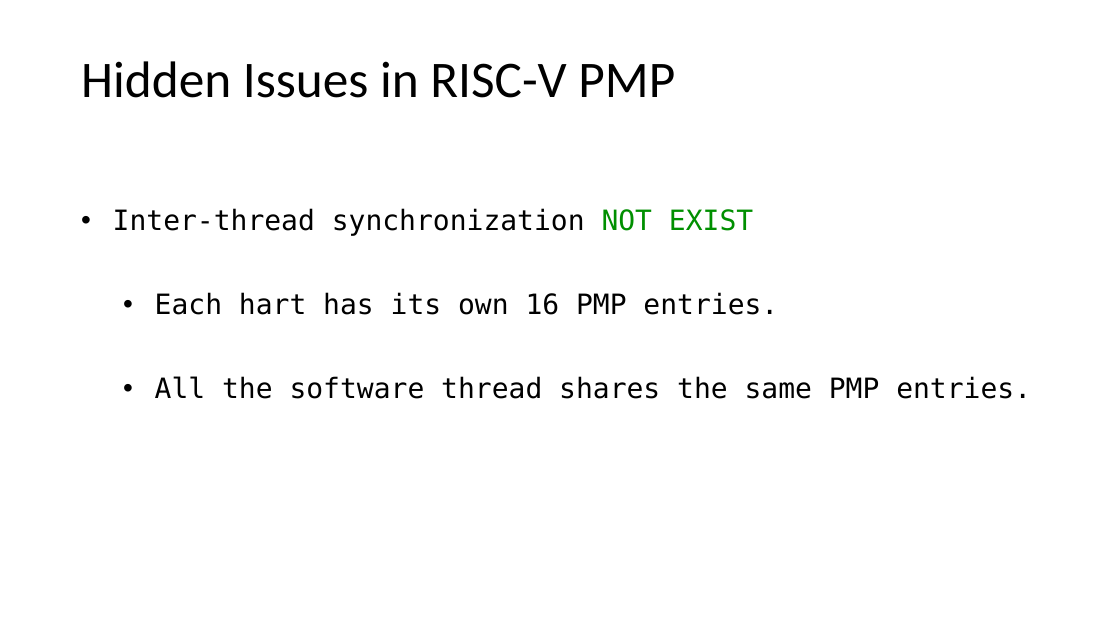
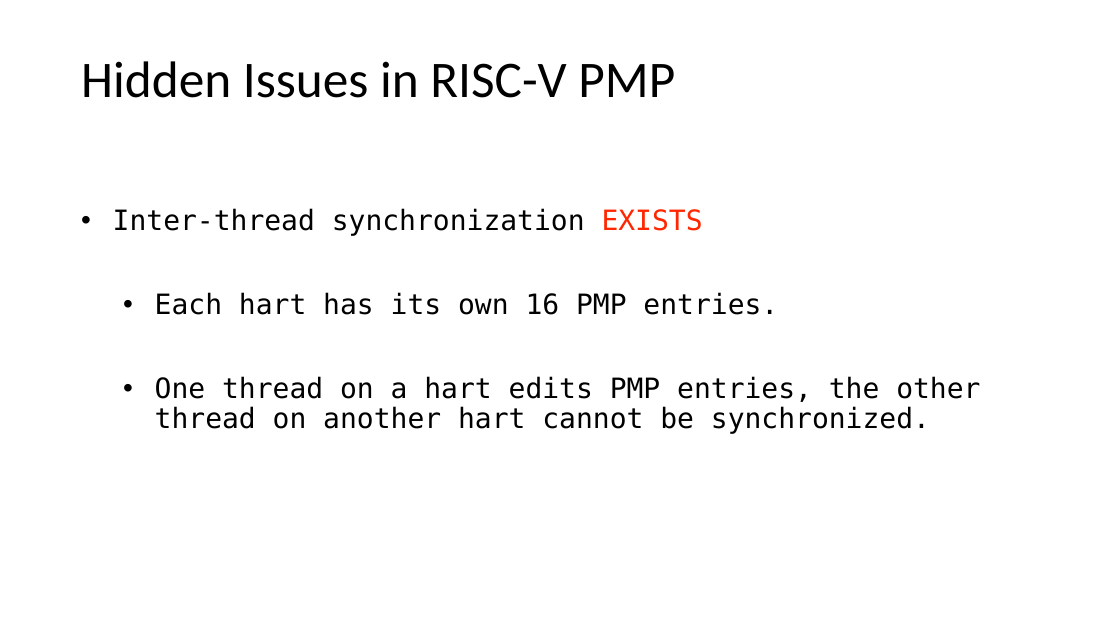
Before and after one commit to LiGaOg/libpmp, a slide deck: slide 12 of proposal.pptx (slide 6 before the commit). Drawn at 1120x630 pixels with LibreOffice and Linux fonts; fonts in the diff are those of the drawing. Boxes give left, top, right and bottom in pixels: in the first picture for what was removed or moved away, otherwise in the second. Text is boxed around its words. In the diff, an @@ line names an element or a change of style, - is before the commit and + after.

```diff
--- a/proposal.pptx
+++ b/proposal.pptx
@@ text at (113, 208, 703, 236): text changed @@
-• Inter-thread synchronization NOT EXIST
+• Inter-thread synchronization EXISTS
@@ text at (155, 376, 980, 434): text changed @@
-  • All the software thread shares the same PMP entries.
+  • One thread on a hart edits PMP entries, the other thread on another hart cannot be synchronized.
```
Also in this commit, not shown: 6 other slides changed, 16 slides added.
